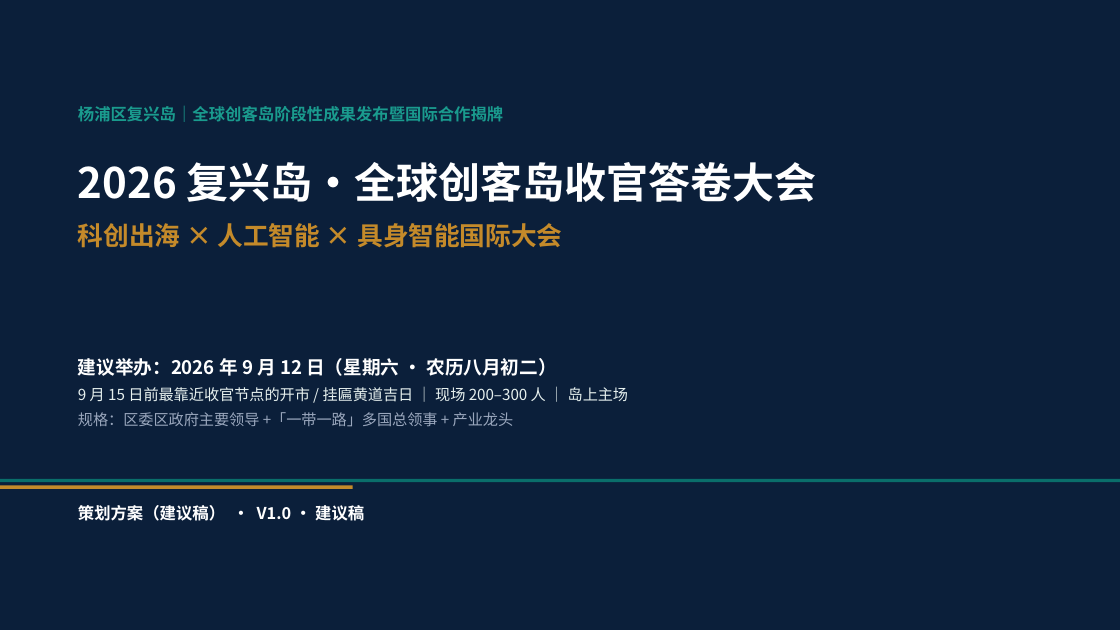
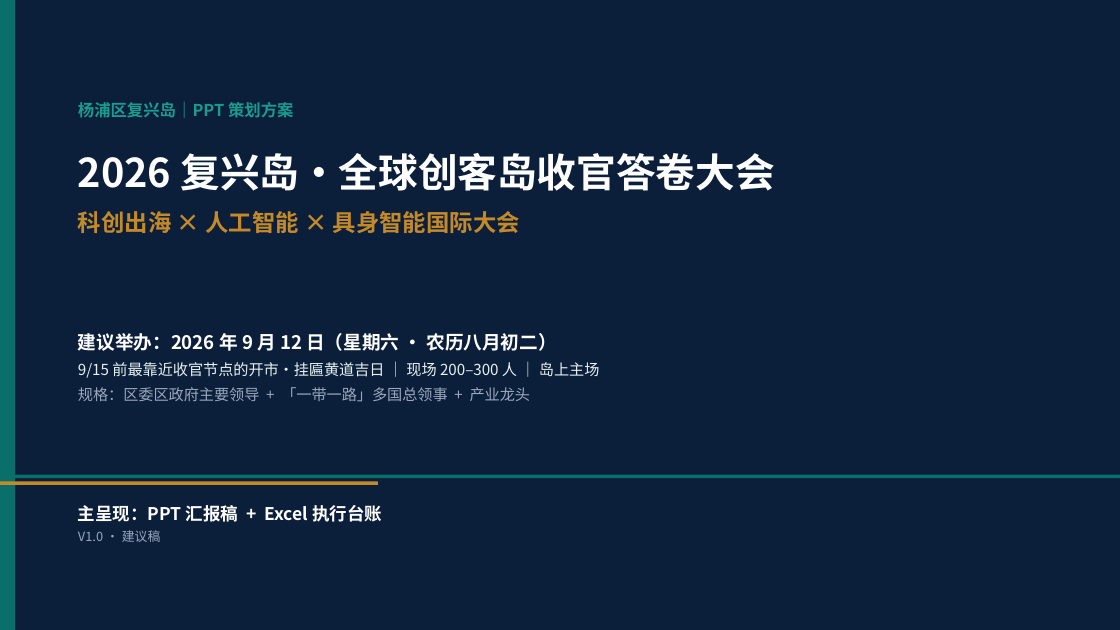
Before and after one commit to hujigang2010-maker/AIDEN, a slide deck: slide 1 of deliverables/复兴岛_全球创客岛_科创出海与具身智能国际大会_策划方案.pptx. Drawn at 1120x630 pixels with LibreOffice and Linux fonts; fonts in the diff are those of the drawing. Boxes give left, top, right and bottom in pixels: in the first picture for what was removed or moved away, otherwise in the second. Text is boxed around its words. In the diff, an @@ line names an element or a change of style, - is before the commit and + after.

```diff
--- a/deliverables/复兴岛_全球创客岛_科创出海与具身智能国际大会_策划方案.pptx
+++ b/deliverables/复兴岛_全球创客岛_科创出海与具身智能国际大会_策划方案.pptx
@@ rectangle added at (x1=0, y1=0, x2=15, y2=630), fill #0A6E6A @@
@@ text at (x1=78, y1=102, x2=293, y2=118): text changed @@
-杨浦区复兴岛｜全球创客岛阶段性成果发布暨国际合作揭牌
+杨浦区复兴岛｜PPT 策划方案
@@ text "2026 复兴岛·全球创客岛收官答卷大会" moved from (x1=78, y1=162, x2=817, y2=248) to (x1=78, y1=153, x2=774, y2=233) @@
@@ text "2026 复兴岛·全球创客岛收官答卷大会" at (x1=78, y1=153, x2=774, y2=233): size 36 to 34 pt in "2026 复兴岛·全球创客岛收官答卷大会"; size 22 to 20 pt in "科创出海 × 人工智能 × 具身智能国际大会" @@
@@ text "建议举办：2026 年 9 月 12 ..." moved from (x1=78, y1=358, x2=629, y2=427) to (x1=78, y1=333, x2=600, y2=402) @@
@@ text at (x1=78, y1=362, x2=600, y2=402): text changed @@
-9 月 15 日前最靠近收官节点的开市 / 挂匾黄道吉日 ｜ 现场 200–300 人 ｜ 岛上主场
-规格：区委区政府主要领导 +「一带一路」多国总领事 + 产业龙头
+9/15 前最靠近收官节点的开市·挂匾黄道吉日 ｜ 现场 200–300 人 ｜ 岛上主场
+规格：区委区政府主要领导 + 「一带一路」多国总领事 + 产业龙头
@@ rectangle moved from (x1=0, y1=479, x2=1120, y2=482) to (x1=0, y1=475, x2=1120, y2=478) @@
@@ rectangle resized from (x1=0, y1=486, x2=353, y2=489) to (x1=0, y1=481, x2=378, y2=485) @@
@@ text at (x1=78, y1=505, x2=382, y2=542): text changed; size 14 to 15 pt @@
-策划方案（建议稿） · V1.0 · 建议稿
+主呈现：PPT 汇报稿 + Excel 执行台账
+V1.0 · 建议稿
```
Also in this commit, not shown: 13 other slides changed, 2 slides added, 4 other files.
